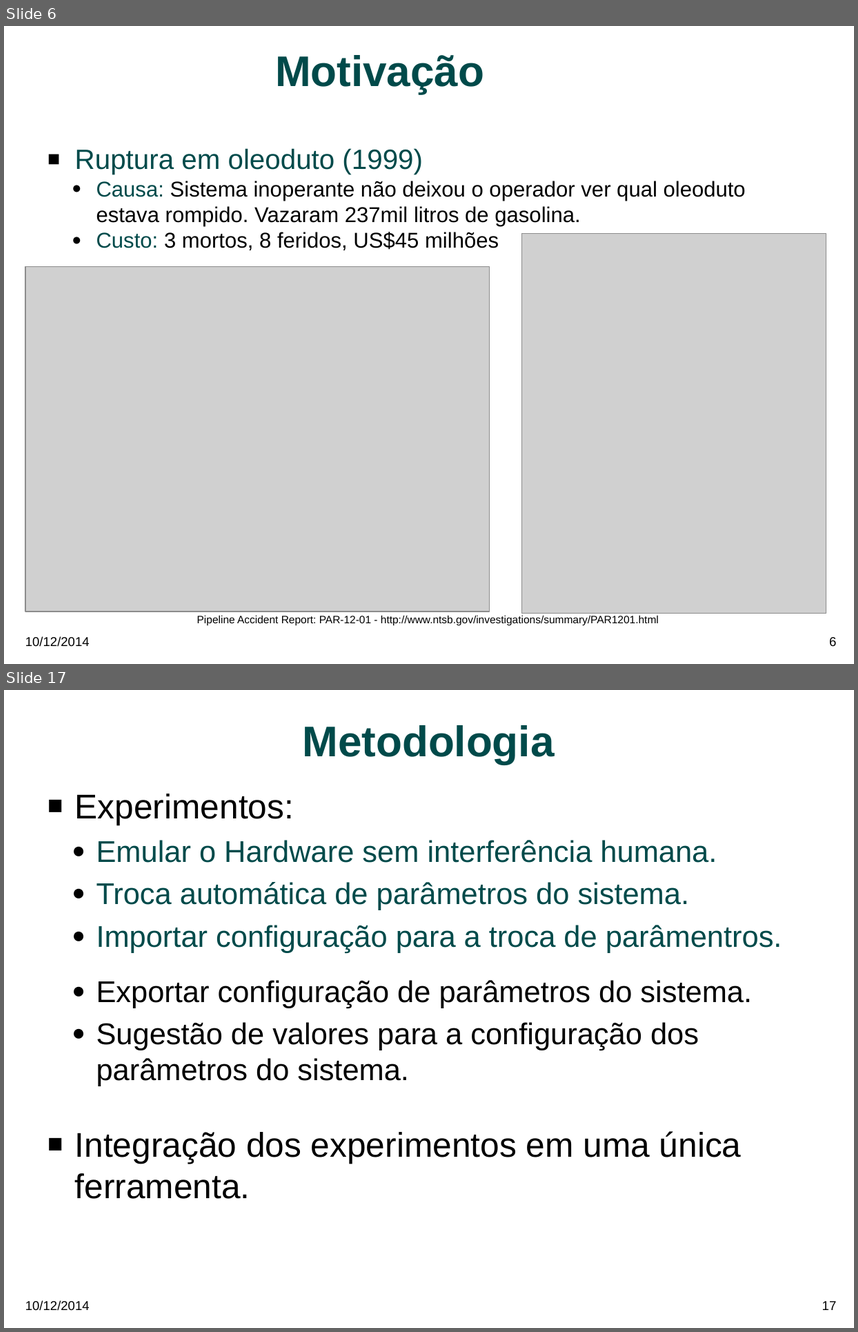
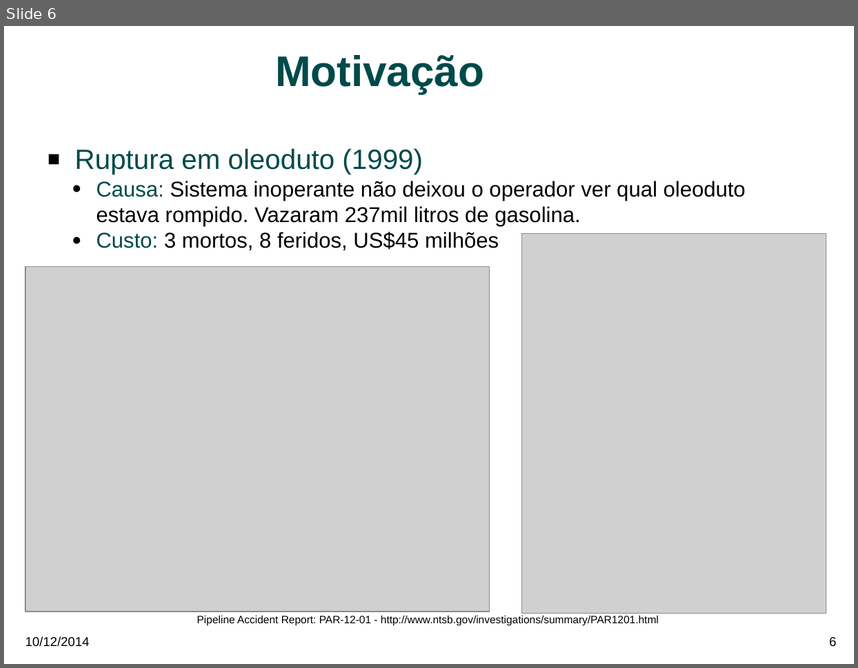
Before and after one commit to MohammedAbosaeeda/mestrado, a slide deck: mestrado_rita_soldi.odp. Shown one above the other, each under a label of ours: slides 6 and 17 before the commit, slide 6 after it; the slides between them are not shown. The pictures are 858x1332 and 858x668 pixels, drawn with LibreOffice and Linux fonts; fonts in the diff are those of the drawing; grey boxes stand for pictures; background and template pictures are left out. Boxes give left, top, right and bottom in pixels: in the first picture for what was removed or moved away, otherwise in the second. Text is boxed around its words. In the diff, an @@ line names an element or a change of style, - is before the commit and + after.

Commit message:
adicionando apresentação, experimentos e teaching

```diff
--- a/mestrado_rita_soldi.odp
+++ b/mestrado_rita_soldi.odp
@@ slide 17 removed at [4, 690, 854, 1328], background #FFFFFF; not listed: 2 template elements that a slide beside it also shows @@
@@ title removed at [302, 725, 554, 764] @@
-Metodologia
@@ text removed at [75, 793, 782, 1199] @@
-■ Experimentos:
-  ● Emular o Hardware sem interferência humana.
-  ● Troca automática de parâmetros do sistema.
-  ● Importar configuração para a troca de parâmentros.
-  ● Exportar configuração de parâmetros do sistema.
-  ● Sugestão de valores para a configuração dos parâmetros do sistema.
-■ Integração dos experimentos em uma única ferramenta.
```
Also in this commit, not shown: 8 slides changed, 3 slides added, 15 other slides removed, 5 other files.
